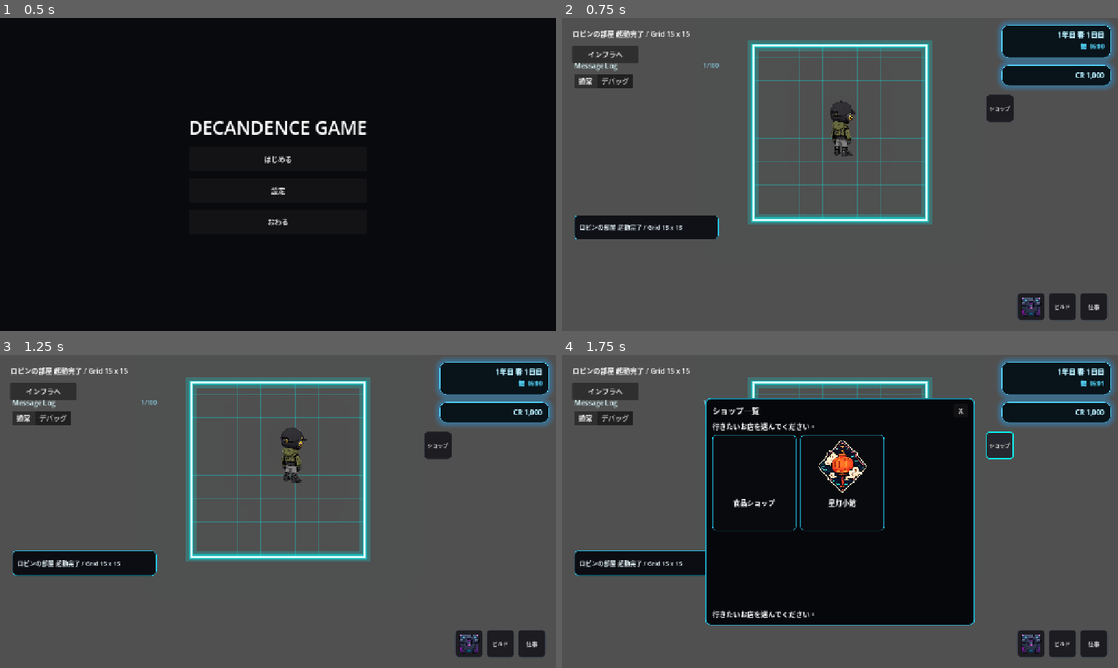
Above: before the commit, frames 1-4 (two rows, left to right).
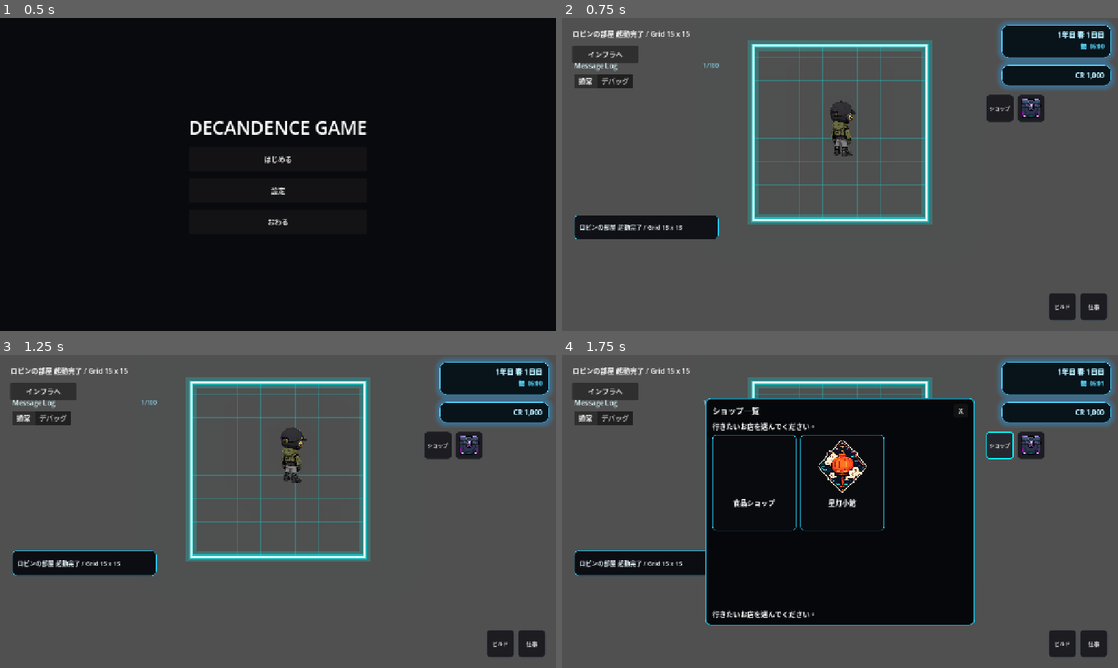
Above: after the commit, the same moments.

Repository: grimoire1089-coder/optimistic
Game: Godot game, scene res://Scenes/Boot/TitleScene.tscn
The game is run twice, just before and just after one commit, with the same random seed, the same clock (stepped at 60 frames per second) and the same inputs. Sound files missing from this copy of the repository are replaced by a short silence.
Inputs:
- Up to frame 1 (0.5 s): no input
- Up to frame 2 (0.75 s): click "はじめる" at 0.5 s
- Up to frame 3 (1.25 s): no input
- Up to frame 4 (1.75 s): click "ショップ" at 1.25 s

Frame 1 is identical in both runs. In frame 2, 0.8% of the frame differs, in the area x 82-87%, y 24-97%; in frame 3, 0.8%; in frame 4, 0.8%.

Commit message:
Move inventory button above reserved bottom area

Diff:
--- a/Scripts/UI/HUD/InventoryButton.gd
+++ b/Scripts/UI/HUD/InventoryButton.gd
@@ -69,10 +69,14 @@
 
 func _apply_square_button_layout() -> void:
 	custom_minimum_size = Vector2(64.0, 64.0)
+	anchor_left = 1.0
+	anchor_top = 0.0
+	anchor_right = 1.0
+	anchor_bottom = 0.0
 	offset_left = -232.0
-	offset_top = -88.0
+	offset_top = 176.0
 	offset_right = -168.0
-	offset_bottom = -24.0
+	offset_bottom = 240.0
 	mouse_default_cursor_shape = Control.CURSOR_POINTING_HAND
 	_add_rounded_button_styles()
 
